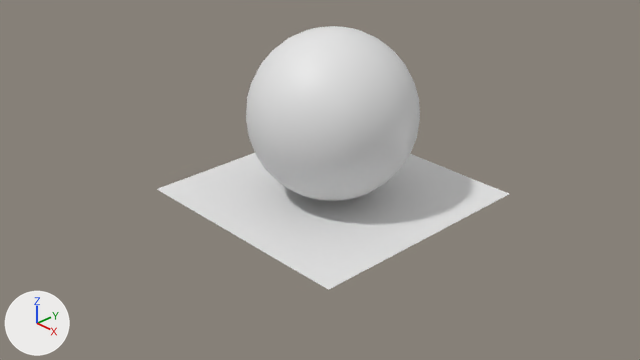
The Blender file assets/blender/simple-assets.blend: old version first, new version second.
One viewpoint serves both versions: the file's camera 'Camera'. Lighting does not change. The marker at lower left points along +X, +Y and +Z. The same objects are shown in both versions, whatever each file hides.
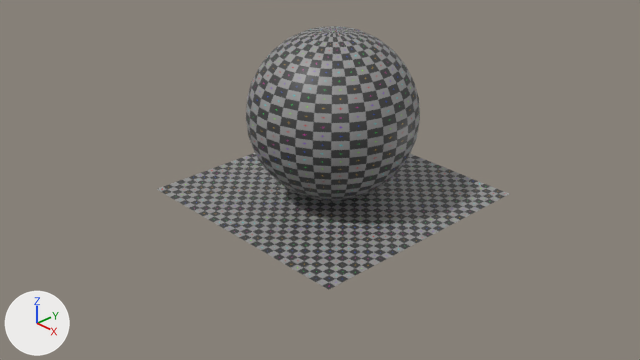
Pixel boxes [x1, y1, x2, y2] of what changed, in the pictures (640 x 360 px):
'Sphere', recoloured (white to grey): [246, 26, 420, 201] in both
'Plane', recoloured (white to grey): [157, 153, 509, 290] in both

The change, as a diff of the scene's bpy script:
```diff
--- a/assets/blender/simple-assets.blend.py
+++ b/assets/blender/simple-assets.blend.py
@@ me_sphere_002 @@
 me_sphere_002.from_pydata(...)  # 482 vertices, 512 faces; spans x -2.0..2.0, y -2.0..2.0, z -2.0..2.0
+me_sphere_002.materials.append(mat_material)  # picture img_test_grid
@@ me_plane_001 @@
 me_plane_001.from_pydata(...)  # 4 vertices, 1 face; spans x -3.0..3.0, y -3.0..3.0, z 0.0
+me_plane_001.materials.append(mat_material)  # picture img_test_grid
```
